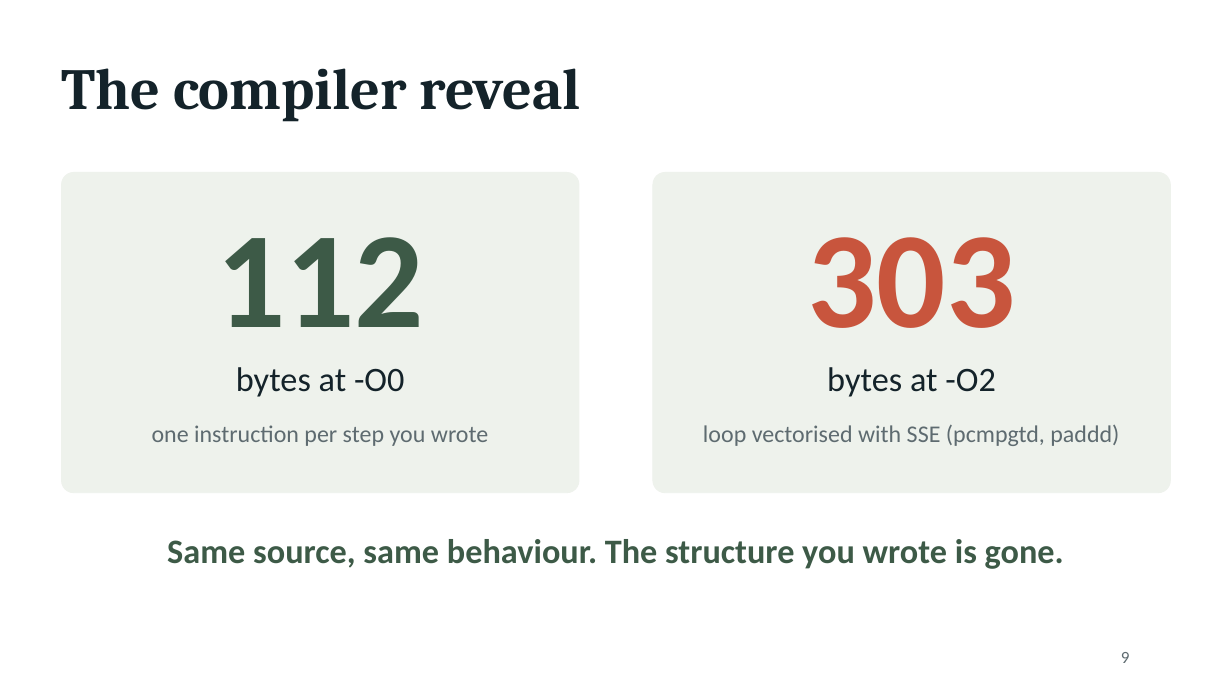
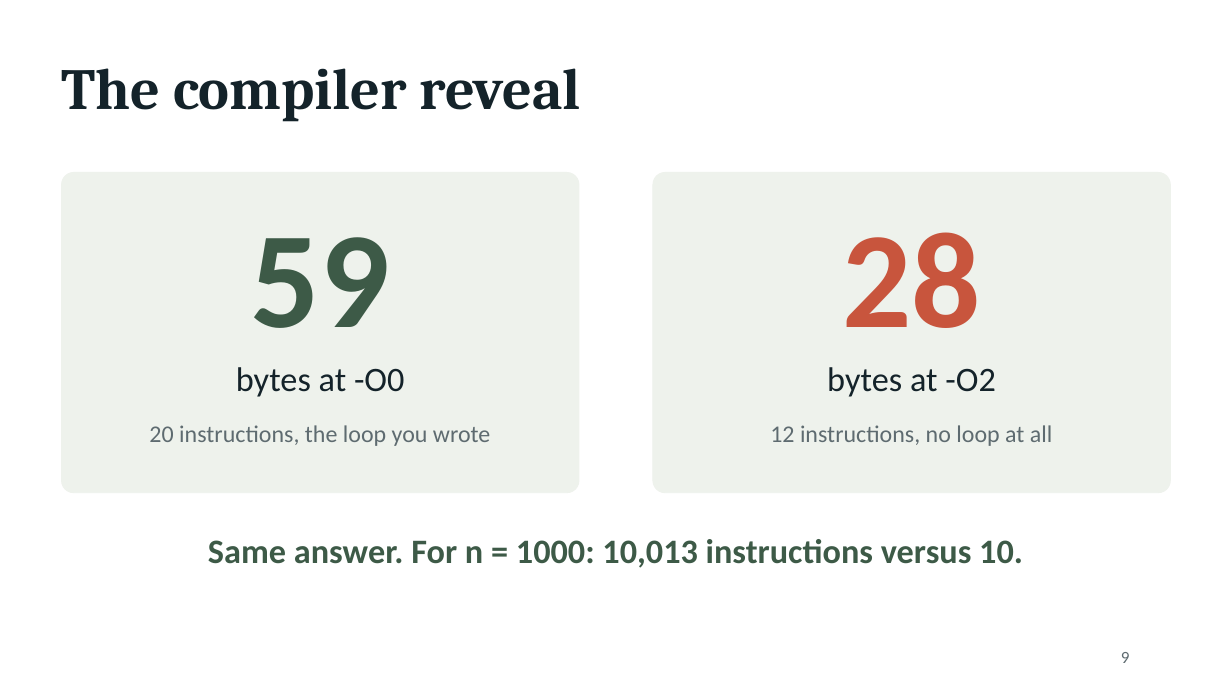
Before and after one commit to kelmer44/tesoro-stuff, a slide deck: slide 9 of prez/tesoro_talk.pptx. Drawn at 1232x693 pixels with LibreOffice and Linux fonts; fonts in the diff are those of the drawing. Boxes give left, top, right and bottom in pixels: in the first picture for what was removed or moved away, otherwise in the second. Text is boxed around its words. In the diff, an @@ line names an element or a change of style, - is before the commit and + after.

```diff
--- a/prez/tesoro_talk.pptx
+++ b/prez/tesoro_talk.pptx
@@ text at [251,237,390,328]: text changed @@
-112
+59
@@ text at [842,232,981,328]: text changed @@
-303
+28
@@ text at [149,425,491,446]: text changed @@
-one instruction per step you wrote
+20 instructions, the loop you wrote
@@ text at [770,425,1052,446]: text changed @@
-loop vectorised with SSE (pcmpgtd, paddd)
+12 instructions, no loop at all
@@ text at [208,539,1023,568]: text changed @@
-Same source, same behaviour. The structure you wrote is gone.
+Same answer. For n = 1000: 10,013 instructions versus 10.
```
Also in this commit, not shown: 6 other slides changed, 29 other files.
